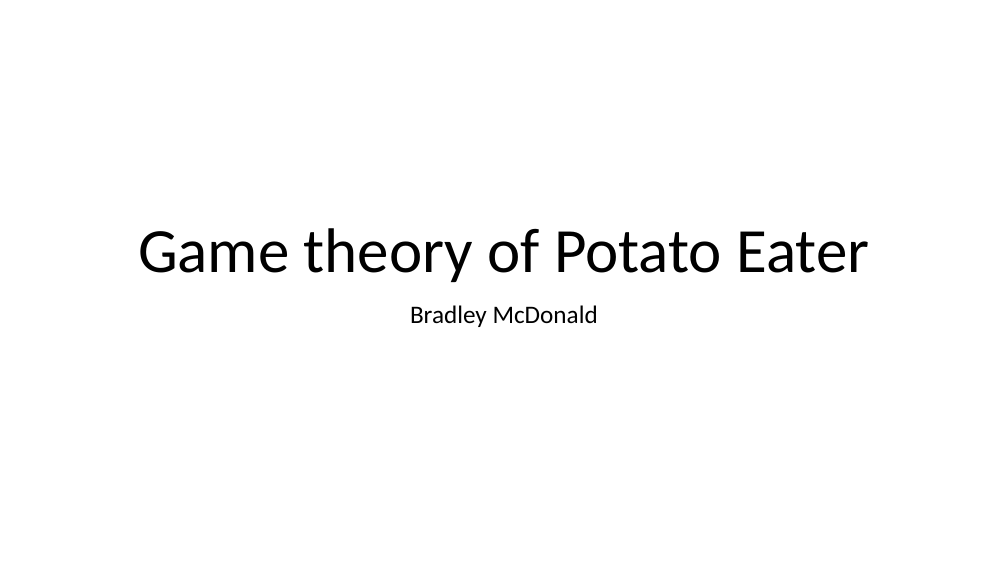
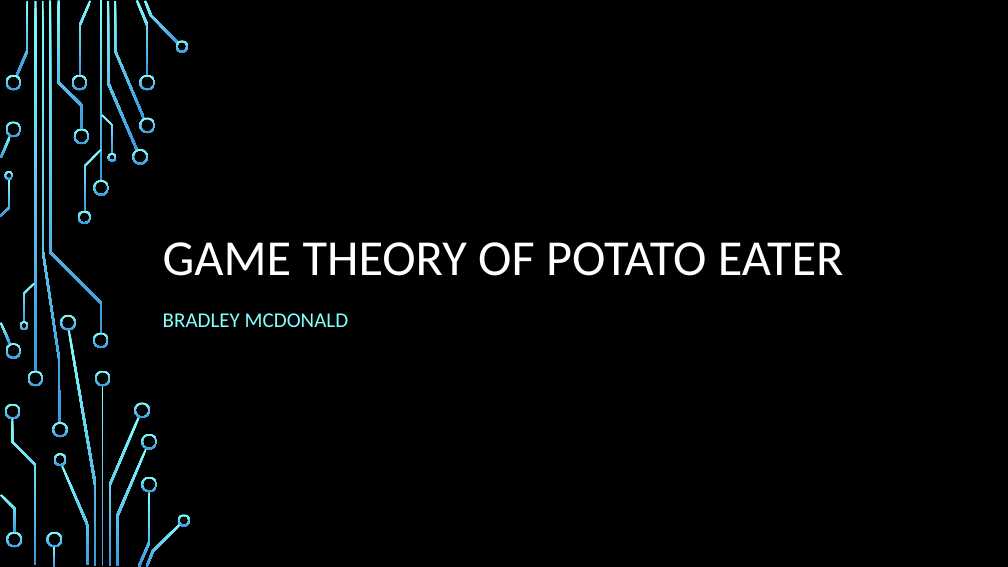
Before and after one commit to Mukkablue/PotatoEatersGame, a slide deck: slide 1 of ExamPresentationTemplate.pptx. Drawn at 1008x567 pixels with LibreOffice and Linux fonts; fonts in the diff are those of the drawing; background and template pictures are left out. Boxes give left, top, right and bottom in pixels: in the first picture for what was removed or moved away, otherwise in the second. Text is boxed around its words. In the diff, an @@ line names an element or a change of style, - is before the commit and + after.

```diff
--- a/ExamPresentationTemplate.pptx
+++ b/ExamPresentationTemplate.pptx
@@ background #FFFFFF to picture (left out) @@
@@ title at [163,242,844,276]: text changed; size 60 to 48 pt; text colour #000000 to #FFFFFF @@
-Game theory of Potato Eater
+GAME THEORY OF POTATO EATER
@@ subtitle at [163,313,349,327]: text changed; size 24 to 20 pt; text colour #000000 to #82FFFF @@
-Bradley McDonald
+BRADLEY MCDONALD
@@ group added at [0,0,191,567]: 50 freeform shapes, 4 rectangles @@
```
Also in this commit, not shown: 10 other slides changed.
